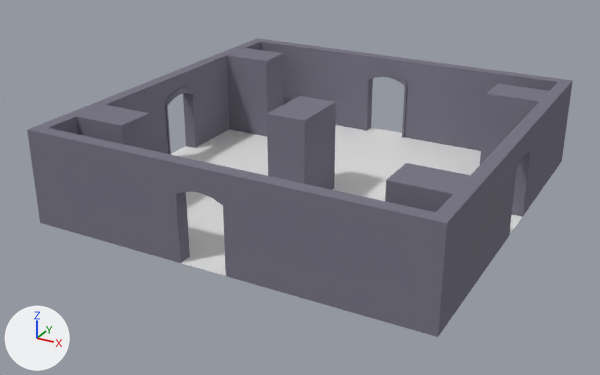
The Blender file ETTWHD/Assets/MODELS/ROOM17/Room_001.blend, before and after one commit.
Both versions are drawn from a camera (50 mm lens) standing at (15.4, -30.0, 14.9) and looking at (-0.5, -1.1, 0.4). The axes (+X, +Y, +Z) are drawn at lower left. The lights are the same throughout.

Objects in the first picture: 'Floor', 'Int.000', 'Int.002', 'Int.004', 'OutDoor.000', 'OutDoor.001', 'OutDoor.002', 'OutDoor.003', 'OuterWall.000', 'OuterWall.001', 'OuterWall.002', 'OuterWall.003', 'OuterWall.004', 'OuterWall.005', 'OuterWall.006', 'OuterWall.007'.
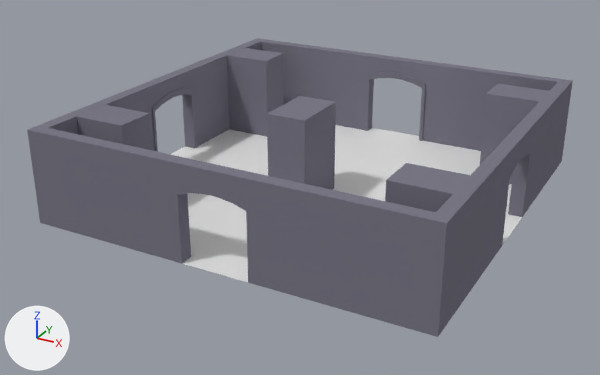
Where the newer file only moved an object's origin or applied its transform, the numbers keep the older frame.

What differs and where, as boxes [x1, y1, x2, y2] in the pictures (600 x 375 px):
'OuterWall.007', reshaped (11% narrower)
    before: [225, 168, 447, 337]
    after: [250, 174, 447, 337]
'OuterWall.006', reshaped (8% narrower)
    before: [436, 139, 519, 336]
    after: [436, 147, 512, 336]
'OuterWall.004', reshaped (11% narrower)
    before: [404, 59, 572, 151]
    after: [422, 62, 572, 151]
'OutDoor.001', mesh rescaled (38% wider)
    before: [171, 157, 233, 277]
    after: [171, 157, 257, 284]
'OuterWall.001', reshaped
    before: [28, 79, 169, 154]
    after: [28, 85, 155, 151]
'OutDoor.003', mesh rescaled (39% wider)
    before: [364, 54, 412, 138]
    after: [364, 54, 431, 141]
'OutDoor.000', mesh rescaled
    before: [155, 68, 198, 155]
    after: [141, 68, 197, 152]
'OutDoor.002', mesh rescaled (27% wider, 9% taller)
    before: [505, 122, 534, 237]
    after: [497, 122, 534, 247]

Edits to the bpy script that builds the scene:
```text
Change me_cube_021:
    where me_cube_021.from_pydata(...)  # 51 vertices, 44 faces; spans x 7.88..8.5, y -0.01..4.0, z -1.63..0.62
    used by ob_outdoor_002; parent = ob_outer; location = (0.0, 0.0, 0.0)
    me_cube_021 part 1: the whole mesh is scaled about its middle by (1, 1, 1.44), then moved by (0.0, 0.0, 0.49)
Change me_cube_020:
    where me_cube_020.from_pydata(...)  # 51 vertices, 44 faces; spans x -1.63..0.62, y -0.01..4.0, z 7.88..8.5
    used by ob_outdoor_001; parent = ob_outer; location = (0.0, 0.0, 0.0)
    me_cube_020 part 2: the whole mesh is scaled about its middle by (1.44, 1, 1), then moved by (0.51, 0.0, 0.0)
Change me_cube_019:
    where me_cube_019.from_pydata(...)  # 51 vertices, 44 faces; spans x -8.5..-7.88, y -0.01..4.0, z -1.62..0.63
    used by ob_outdoor_000; parent = ob_outer; location = (0.0, 0.0, 0.0)
    me_cube_019 part 3: the whole mesh is scaled about its middle by (1, 1, 1.44), then moved by (0.0, 0.0, 0.51)
Change me_cube_018:
    where me_cube_018.from_pydata(...)  # 51 vertices, 44 faces; spans x -1.63..0.62, y -0.01..4.0, z -8.5..-7.88
    used by ob_outdoor_003; parent = ob_outer; location = (0.0, 0.0, 0.0)
    me_cube_018 part 4: the whole mesh is scaled about its middle by (1.44, 1, 1), then moved by (0.49, 0.0, 0.0)
Change me_cube_009:
    where me_cube_009.from_pydata(...)  # 9 vertices, 5 faces; spans x 0.62..8.5, y 0.0..4.0, z 7.95..8.5
    used by ob_outerwall_007; parent = ob_outer; location = (0.0, 0.0, 0.0)
    before: 2 (0.62, 4.0, 8.5) at pixel (224, 173), 3 (0.62, 0.0, 7.95), 4 (0.62, 0.0, 8.5) at pixel (228, 276), 5 (0.62, 3.53, 7.95), 6 (0.62, 4.0, 7.95) at pixel (233, 168)
    me_cube_009 part 5
    add for i in [*range(2, 7)]: me_cube_009.vertices[i].co += Vector((1.0, 0.0, 0.0))
Change me_cube_008:
    where me_cube_008.from_pydata(...)  # 8 vertices, 5 faces; spans x 7.95..8.5, y 0.0..4.0, z 0.62..8.5
    used by ob_outerwall_006; parent = ob_outer; location = (0.0, 0.0, 0.0)
    before: 2 (8.5, 0.0, 0.62) at pixel (508, 237), 3 (7.95, 0.0, 0.62), 4 (8.5, 4.0, 0.62) at pixel (518, 141), 5 (7.95, 4.0, 0.62) at pixel (504, 139)
    me_cube_008 part 6
    add for i in [*range(2, 6)]: me_cube_008.vertices[i].co += Vector((0.0, 0.0, 0.99))
Change me_cube_006:
    where me_cube_006.from_pydata(...)  # 10 vertices, 5 faces; spans x 0.62..8.5, y 0.0..4.0, z -8.5..-7.95
    used by ob_outerwall_004; parent = ob_outer; location = (0.0, 0.0, 0.0)
    before: 2 (0.63, 4.0, -8.5) at pixel (412, 59), 3 (0.63, 0.45, -8.5), 4 (0.62, 4.0, -7.95) at pixel (408, 61), 5 (0.63, 0.91, -7.95) at pixel (405, 120), 6 (0.63, 0.0, -8.5)
    before: 7 (0.62, 0.0, -7.95) at pixel (404, 137)
    me_cube_006 part 7
    add for i in [*range(2, 8)]: me_cube_006.vertices[i].co += Vector((0.99, 0.0, 0.0))
Change me_cube_003:
    where me_cube_003.from_pydata(...)  # 8 vertices, 5 faces; spans x -8.5..-7.95, y 0.0..4.0, z 0.62..8.5
    used by ob_outerwall_001; parent = ob_outer; location = (0.0, 0.0, 0.0)
    before: 1 (-8.5, 4.0, 0.62) at pixel (154, 79), 2 (-7.95, 4.0, 0.62) at pixel (163, 80), 3 (-8.5, 0.0, 0.62), 4 (-7.95, 0.0, 0.62)
    me_cube_003 part 8
    add for i in [*range(1, 5)]: me_cube_003.vertices[i].co += Vector((0.0, 0.0, 1.0))
```
